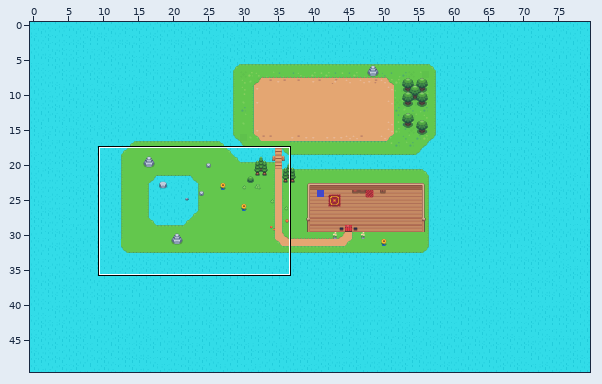
Tiled map (JSON): resources/map/0.tmj. The picture above shows the old version from afar; the outline marks the close-up.
Close-up. Before the commit:
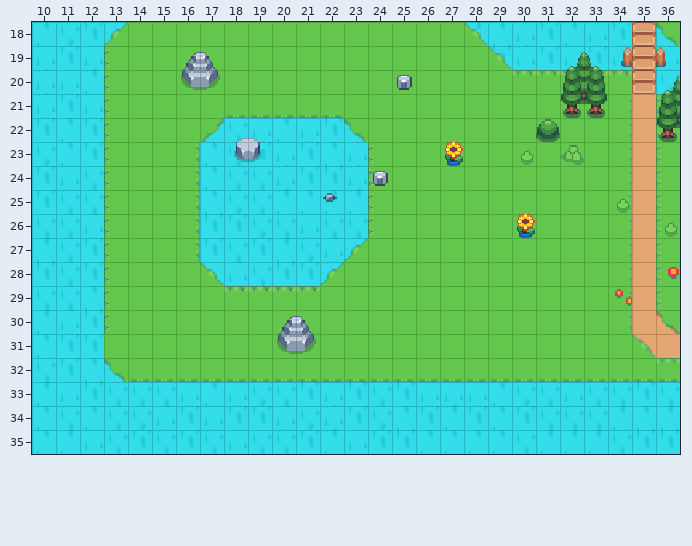
Cells are 16x16 px. Shown: x 10..36, y 18..35. The commit also changed other parts of the map, which this record leaves out.
After:
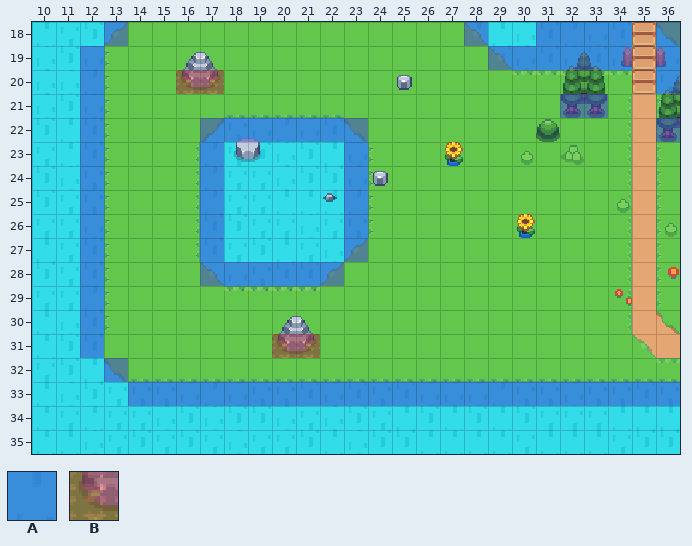
Key: from "plain-color": A 0; from "tilesets": B 2345.
_ is an empty cell.
Tiles of an added or newly shown layer are drawn over the layers below it.
See-through tiles are keyed as they look on the map.
Edits made:
Layer "obstacles" (now shown):
The author put tile A in row 18 at x 13, 28, 31 to 34 and 36; in row 19 at x 12, 29 to 34 and 36; in row 20 at x 12 and 36; in row 21 at x 12 and 32 to 33; in row 22 at x 12, 17 to 23 and 36; in rows 23 to 27 at x 12, 17 and 23.
The author put tile A in row 28 at x 12 and 17 to 22; in rows 29 to 31 at x 12; in row 32 at x 13; in row 33 at x 14 to 36.
The author put tile B in row 20 at x 16 to 17; in row 31 at x 20 to 21.
Changed places in both close-ups, as pixel boxes (x1, y1, x2, y2):
added: (80, 22, 680, 406)
